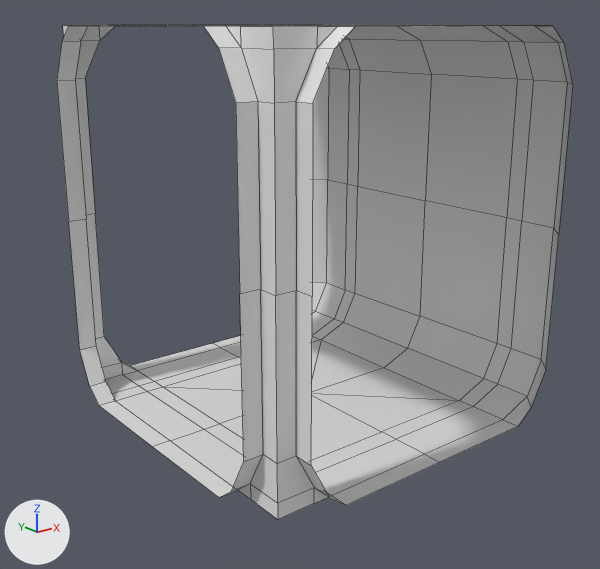
Renders of the FBX model Content/Meshes/Inside/30x30_TRoad.fbx from each side of a commit.
Before and after are seen from a camera (50 mm lens) standing at (-40.5, -50.4, 15.1) and looking at (-1.0, -1.1, -4.7). Every picture has the same lights, and +X, +Y and +Z are marked at lower left. Mesh edges are drawn as thin lines. Objects named as collision shapes, trigger or cutter boxes, shadow casters or lower levels of detail are left out. Vertices at the same position are counted once.

Before the edit, the objects in view are built like this:
```python
me_plane_004 = bpy.data.meshes.new('Plane.004')
me_plane_004.from_pydata(...)  # 183 vertices, 172 faces; spans x -14.2..14.3, y -15.0..15.0, z -15.0..15.0
ob_30x30_troad = bpy.data.objects.new('30x30_TRoad', me_plane_004)
ob_30x30_troad.location = (0.0, 0.0, 0.0)
```
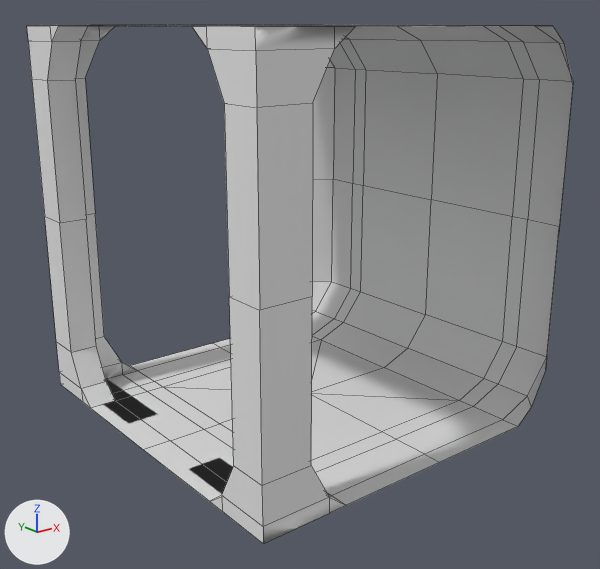
Edits to the bpy script that builds the scene:
```text
Change me_plane_004:
    used by ob_30x30_troad; location = (0.0, 0.0, 0.0)
    remove me_plane_004.from_pydata(...)  # 183 vertices, 172 faces; spans x -14.2..14.3, y -15.0..15.0, z -15.0..15.0
    add me_plane_004.from_pydata(...)  # 205 vertices, 220 faces; spans x -15.0..15.0, y -15.0..15.0, z -15.0..15.0
    me_plane_004 part 1
    21 vertices in x 14.3, y -13.5..13.5, z -11.0..11.0 move by (0.7, 0.0, 0.0)
    me_plane_004 part 2
    14 vertices are removed from x -14.2, y -12.0..12.0, z -15.0..15.0
    16 faces are deleted
    2 vertices move from x -14.2, y 0.0, z -15.0..15.0 to x -15.0, y 0.0, z -15.0..15.0
    12 vertices are added at x -15.0..-9.7, y -15.0..15.0, z -15.0..15.0
    18 new vertices lie (-2.3, 0.0, 0.0) away from vertices in x -12.7, y -12.0..12.0, z -15.0..15.0
    6 new vertices lie (-3.8, 0.0, 0.0) away from vertices in x -11.2, y -15.0..15.0, z -11.0..11.0
    64 new faces join them
```

Changed parts and their boxes [x1, y1, x2, y2] in the pictures (600 x 569 px; the box of a moved part takes in the faces that stretch with it):
'30x30_TRoad', reshaped
    before: [57, 25, 573, 519]
    after: [27, 25, 573, 544]
part 1 of me_plane_004, moved or reshaped
    both: [312, 39, 573, 407]
part 2 of me_plane_004, built on
    before: [57, 26, 263, 497]
    after: [27, 25, 355, 544]
